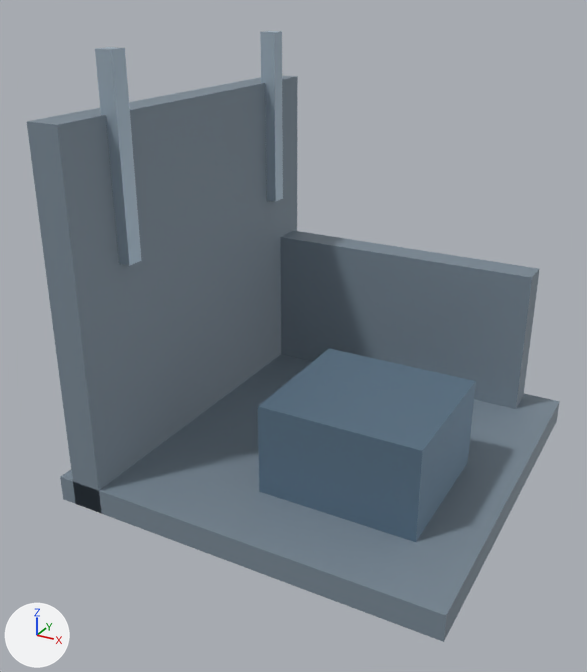
Renders of the glTF model assets/models/ruin_low.glb from each side of a commit.
The view is the same before and after, from a 50 mm lens placed at (2.5, -5.17, 3.6), pointed at (-0.17, -0.31, 1.17). The lights are fixed; the arrows at lower left show +X, +Y and +Z. The picture after the commit comes second.

In view in the first picture: 'Broken wall', 'Broken wall.001', 'Exposed beam', 'Exposed beam.001', 'Fallen equipment', 'Ruined floor'.
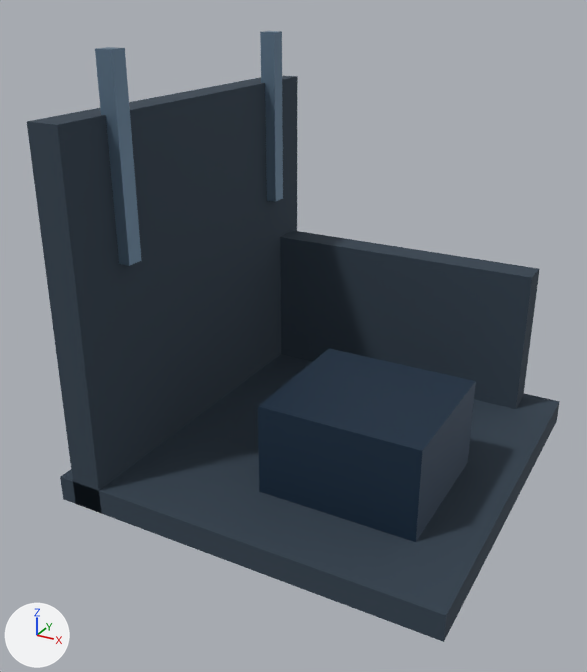
Changed parts and their boxes (x1, y1, x2, y2) in the pictures (587 x 672 px):
```json
{"object": "Broken wall", "change": "recoloured", "before": [27, 76, 298, 512], "after": [27, 76, 298, 512], "on screen": "greyish blue to dark blue"}
{"object": "Ruined floor", "change": "recoloured", "before": [60, 354, 560, 642], "after": [60, 354, 560, 642], "on screen": "greyish blue to dark blue"}
{"object": "Broken wall.001", "change": "recoloured", "before": [280, 230, 540, 409], "after": [280, 230, 540, 409], "on screen": "greyish blue to dark blue"}
{"object": "Fallen equipment", "change": "recoloured", "before": [258, 348, 476, 542], "after": [258, 348, 476, 542], "on screen": "blue to dark blue"}
{"object": "Exposed beam.001", "change": "recoloured", "before": [95, 47, 142, 266], "after": [95, 47, 142, 266], "on screen": "darker"}
{"object": "Exposed beam", "change": "recoloured", "before": [260, 31, 283, 202], "after": [260, 31, 283, 202], "on screen": "darker"}
```

Scene script edits in JSON lines:
```json
{"op": "set", "path": "mat_concrete.base_color", "old": "(0.204, 0.263, 0.318)", "new": "(0.0343, 0.0561, 0.0823)", "note": "greyish blue #7d8c99 -> dark blue #344351"}
{"op": "set", "path": "mat_edge.base_color", "old": "(0.412, 0.51, 0.596)", "new": "(0.141, 0.223, 0.314)", "note": "light grey #acbdcb -> blue #698298"}
{"op": "set", "path": "mat_armor.base_color", "old": "(0.149, 0.235, 0.322)", "new": "(0.0194, 0.0452, 0.0844)", "note": "blue #6c859a -> dark blue #263c52"}
```
